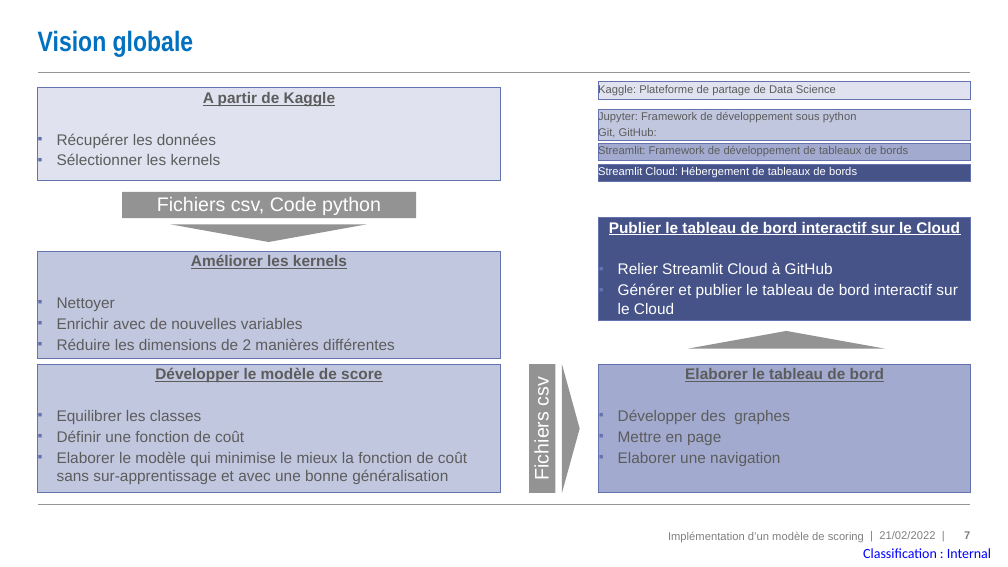
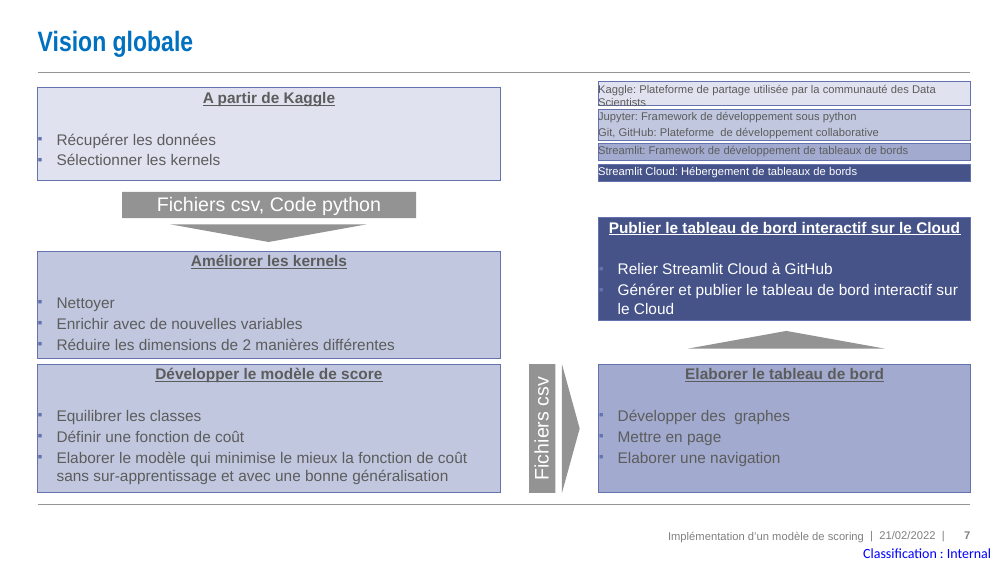
Before and after one commit to MadesLaurence/OpenClassrooms-Fruits-Project-8-, a slide deck: slide 7 of PPAD_07_support.pptx. Drawn at 1008x567 pixels with LibreOffice and Linux fonts; fonts in the diff are those of the drawing. Boxes give left, top, right and bottom in pixels: in the first picture for what was removed or moved away, otherwise in the second. Text is boxed around its words. In the diff, an @@ line names an element or a change of style, - is before the commit and + after.

```diff
--- a/PPAD_07_support.pptx
+++ b/PPAD_07_support.pptx
@@ text in rectangle at <box>598,84,936,106</box>: text changed @@
-  Kaggle: Plateforme de partage de Data Science
+  Kaggle: Plateforme de partage utilisée par la communauté des Data Scientists
@@ rectangle "Kaggle: Plateforme de partage utilisée ...": place and size @@
-rectangle "Kaggle: Plateforme de partage utilisée ..." at <box>598,82,970,99</box>
+rectangle "Kaggle: Plateforme de partage utilisée ..." at <box>598,82,970,106</box>
@@ text in rectangle at <box>598,127,879,138</box>: text changed @@
-  Git, GitHub:
+  Git, GitHub: Plateforme de développement collaborative
```
Also in this commit, not shown: 7 other slides changed.
